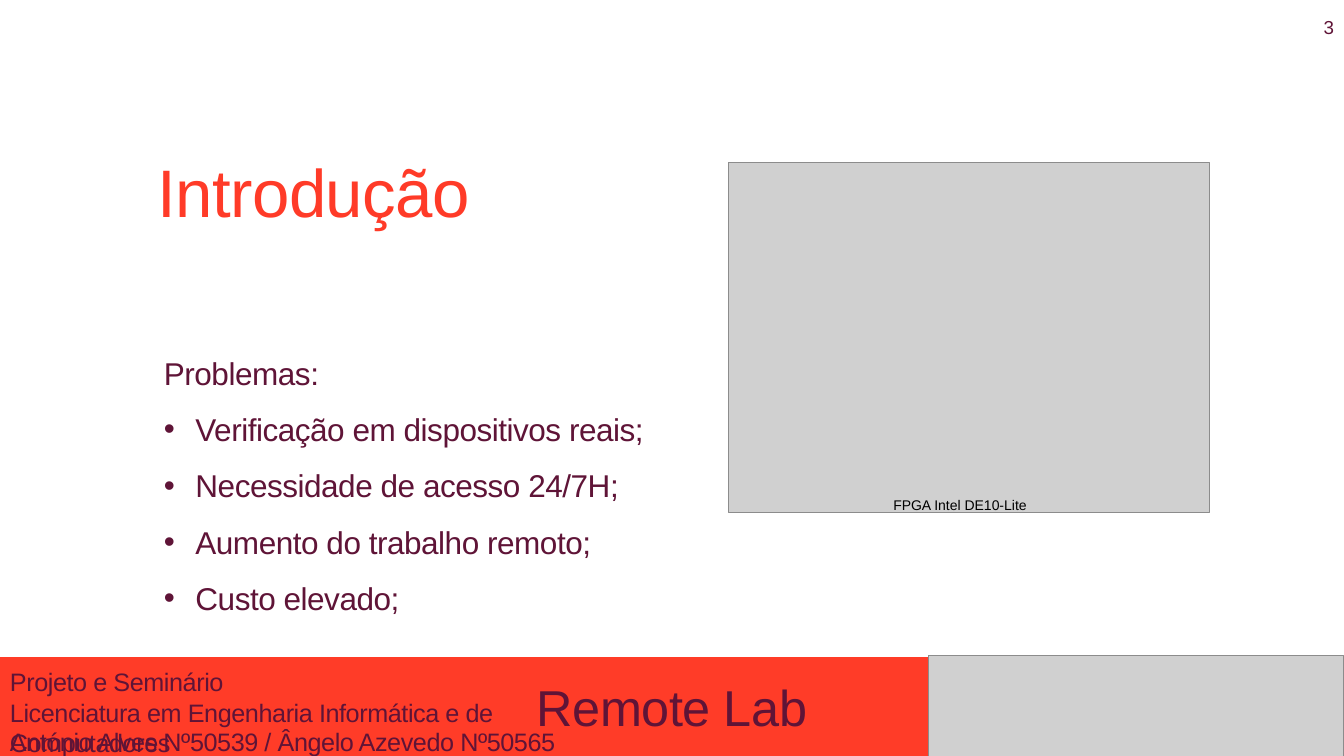
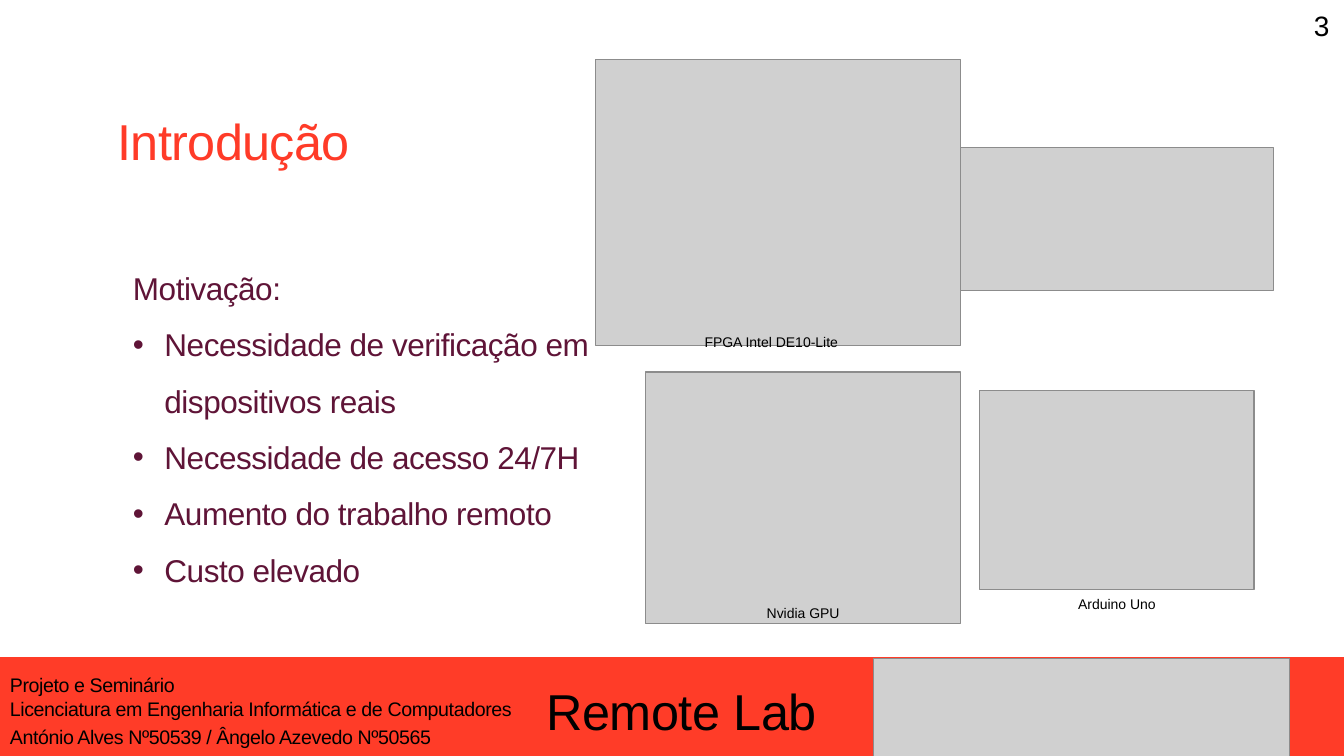
Before and after one commit to isel-remote-lab/documentation, a slide deck: slide 3 of img/ApresentacaoProgressoRL.pptx. Drawn at 1344x756 pixels with LibreOffice and Linux fonts; fonts in the diff are those of the drawing; grey boxes stand for pictures; background and template pictures are left out. Boxes give left, top, right and bottom in pixels: in the first picture for what was removed or moved away, otherwise in the second. Text is boxed around its words. In the diff, an @@ line names an element or a change of style, - is before the commit and + after.

```diff
--- a/img/ApresentacaoProgressoRL.pptx
+++ b/img/ApresentacaoProgressoRL.pptx
@@ text added at (1314, 16, 1330, 37), 20 pt, text #000000 @@
+3
@@ page number removed at (1324, 21, 1334, 34) @@
-3
@@ picture: place and size @@
-picture at (729, 162, 1210, 512)
+picture at (596, 59, 961, 346)
@@ text "Introdução": place and size @@
-text "Introdução" at (158, 168, 470, 230)
+text "Introdução" at (118, 123, 350, 170)
@@ text "Introdução" at (118, 123, 350, 170): size 48 to 36 pt @@
@@ picture added at (961, 148, 1273, 291) @@
@@ text at (133, 277, 589, 583): text changed @@
-Problemas:
-• Verificação em dispositivos reais;
-• Necessidade de acesso 24/7H;
-• Aumento do trabalho remoto;
-• Custo elevado;
+Motivação:
+• Necessidade de verificação em dispositivos reais
+• Necessidade de acesso 24/7H
+• Aumento do trabalho remoto
+• Custo elevado
@@ text "FPGA Intel DE10-Lite": place and size @@
-text "FPGA Intel DE10-Lite" at (893, 500, 1027, 514)
+text "FPGA Intel DE10-Lite" at (705, 337, 838, 351)
@@ picture added at (645, 372, 960, 624) @@
@@ picture added at (980, 391, 1254, 590) @@
@@ text added at (1078, 599, 1156, 609), 10 pt, text #000000 @@
+Arduino Uno
@@ text added at (767, 608, 839, 618), 10 pt, text #000000 @@
+Nvidia GPU
@@ picture: place and size @@
-picture at (929, 655, 1344, 756)
+picture at (874, 658, 1291, 756)
@@ text "Projeto e Seminário" at (10, 677, 512, 720): size 18 to 14 pt, text colour #5F1437 to #000000 @@
@@ text "Remote Lab": place and size @@
-text "Remote Lab" at (537, 689, 807, 736)
+text "Remote Lab" at (546, 693, 816, 731)
@@ text "Remote Lab" at (546, 693, 816, 731): text colour #5F1437 to #000000 @@
@@ text "António Alves Nº50539 / Ângelo ..." at (10, 729, 431, 748): size 18 to 14 pt, text colour #5F1437 to #000000 @@
```
Also in this commit, not shown: 8 other slides changed, 6 slides added, 10 other files.
